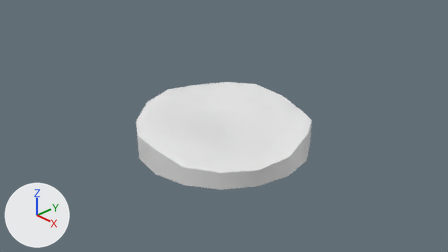
The Blender file assets/terrain.blend: old version first, new version second.
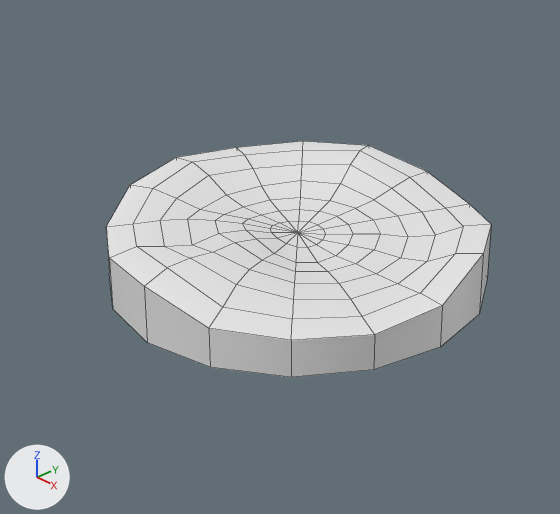
Old and new are each drawn from the file's camera 'Camera' and again close up on the part from 20% to 77% of the width and 7% to 100% of the height. Arrows for +X, +Y and +Z are at lower left; the lights stay in place. The last two pictures show the newer version. The close-ups show mesh edges as thin lines.
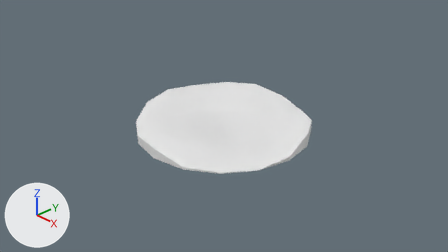
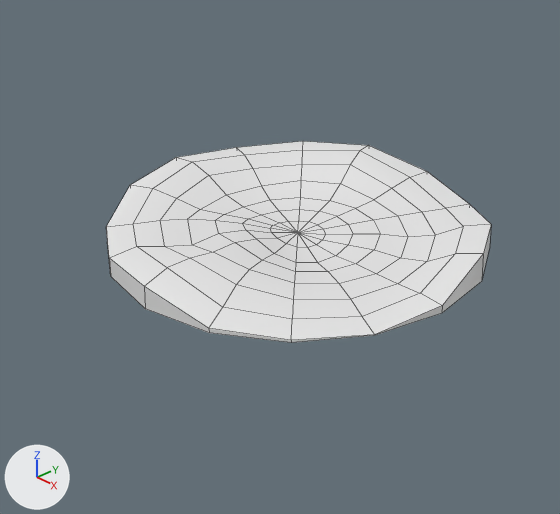
Boxes [x1, y1, x2, y2] around the edits, measured in the close-ups (560 x 514 px; the box of a moved part takes in the faces that stretch with it):
'Grid', reshaped (14% shorter): before [106, 141, 491, 377]; after [106, 141, 491, 343]
part 1 of me_grid, moved or reshaped: before [106, 227, 491, 377]; after [106, 227, 491, 343]

Patch to the scene script:
```diff
--- a/assets/terrain.blend.py
+++ b/assets/terrain.blend.py
@@ me_grid @@
 # used by ob_grid; location = (0.0, 0.0, 0.0)
-me_grid.from_pydata(...)  # 129 vertices, 128 faces; spans x -1.59..1.59, y -1.59..1.59, z -0.43..0.19
+me_grid.from_pydata(...)  # 129 vertices, 128 faces; spans x -1.59..1.59, y -1.59..1.59, z -0.13..0.19
+# me_grid part 1: all 16 vertices in x -1.59..1.59, y -1.59..1.59, z -0.43..-0.42 are moved by (0.0, 0.0, 0.3)
```
